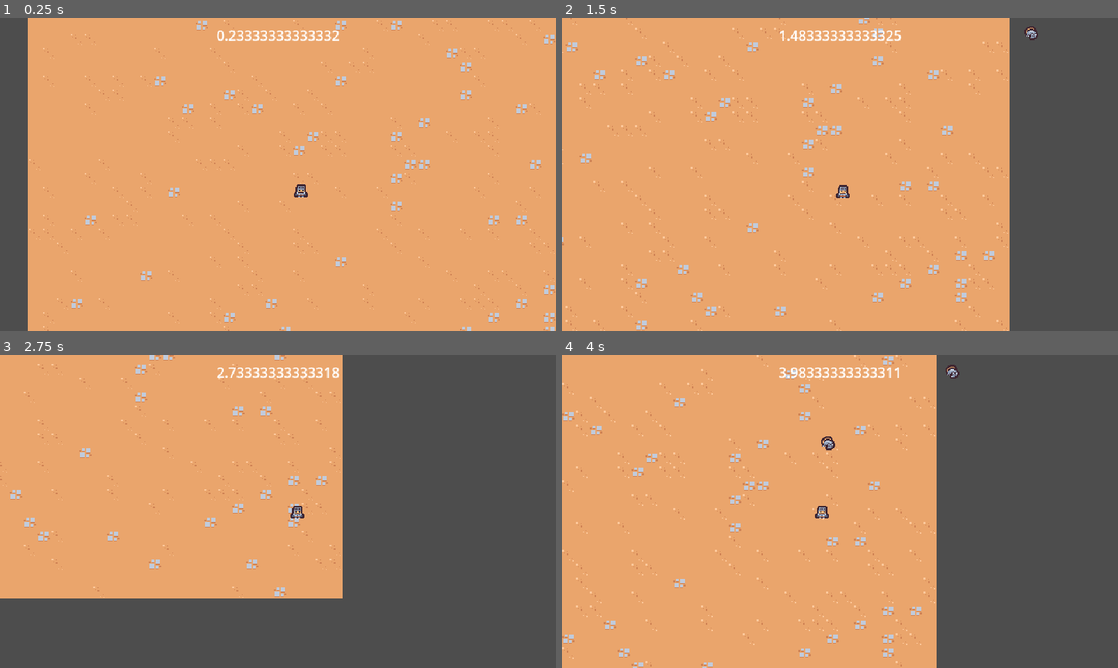
Above: before the commit, frames 1-4 (two rows, left to right).
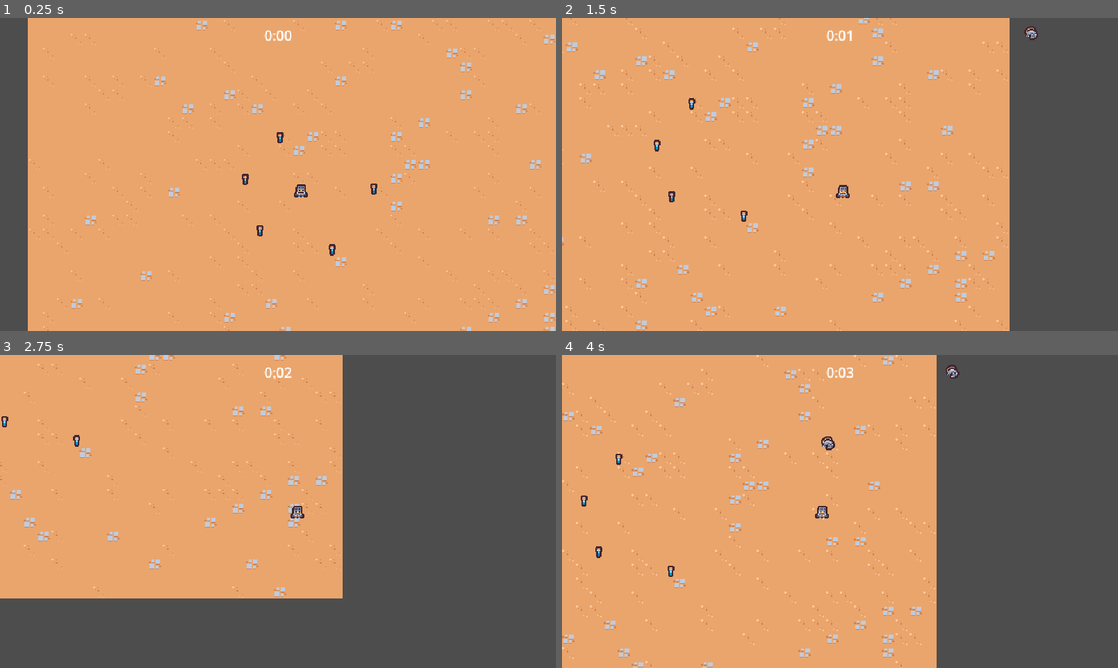
Above: after the commit, the same moments.

Repository: lim6112j/godot-first-game
Game: Godot game, scene res://scenes/main/main.tscn
Same seed, same stepped clock (60 frames per second), same inputs: the game is played once before the commit and once after it.
Inputs:
- Up to frame 1 (0.25 s): no input
- Up to frame 2 (1.5 s): hold D (move_right) 0.53-1.28 s; hold S (move_down) from 1.28 s (still down)
- Up to frame 3 (2.75 s): release S (move_down) at 2.03 s; hold D (move_right) from 2.03 s (still down)
- Up to frame 4 (4 s): release D (move_right) at 2.78 s; hold W (move_up) 2.78-3.53 s; hold A (move_left) from 3.53 s (still down)

The runs differ from the first frame. In frame 1, 0.6% of the frame differs, in the area x 39-68%, y 4-76%; in frame 2, 0.5%; in frame 3, 0.4%; in frame 4, 0.5%.

Commit message:
20240127

Diff:
--- a/project.godot
+++ b/project.godot
@@ -14,6 +14,10 @@
 run/main_scene="res://scenes/main/main.tscn"
 config/features=PackedStringArray("4.1", "Forward Plus")
 config/icon="res://icon.svg"
+
+[autoload]
+
+GameEvents="*res://scenes/autoload/game_events.tscn"
 
 [debug]
 
@@ -67,6 +71,8 @@
 2d_physics/layer_1="Terrain"
 2d_physics/layer_2="Player"
 2d_physics/layer_3="Enemy"
+2d_physics/layer_4="EnemyCollision"
+2d_physics/layer_5="PlayerPickup"
 
 [rendering]
 
--- /dev/null
+++ b/scenes/autoload/game_events.gd
@@ -0,0 +1,5 @@
+extends Node
+
+signal experience_vial_collected(number: float)
+func emit_experience_vial_collected(number: float):
+	experience_vial_collected.emit(number)
--- /dev/null
+++ b/scenes/autoload/game_events.tscn
@@ -0,0 +1,6 @@
+[gd_scene load_steps=2 format=3 uid="uid://ss65h7r3lw62"]
+
+[ext_resource type="Script" path="res://scenes/autoload/game_events.gd" id="1_m53ub"]
+
+[node name="GameEvents" type="Node"]
+script = ExtResource("1_m53ub")
--- a/scenes/basic_enemy/basic_enemy.tscn
+++ b/scenes/game_object/basic_enemy/basic_enemy.tscn
@@ -1,7 +1,7 @@
 [gd_scene load_steps=5 format=3 uid="uid://r8oudrtvorsm"]
 
-[ext_resource type="Script" path="res://scenes/basic_enemy/basic_enemy.gd" id="1_5feqs"]
-[ext_resource type="Texture2D" uid="uid://bhfeu3qtoyae8" path="res://scenes/basic_enemy/basic_enemy.png" id="1_aew8n"]
+[ext_resource type="Script" path="res://scenes/game_object/basic_enemy/basic_enemy.gd" id="1_5feqs"]
+[ext_resource type="Texture2D" uid="uid://bhfeu3qtoyae8" path="res://scenes/game_object/basic_enemy/basic_enemy.png" id="1_aew8n"]
 
 [sub_resource type="CircleShape2D" id="CircleShape2D_in8wk"]
 
--- /dev/null
+++ b/scenes/game_object/experience_vial/experience_vial.gd
@@ -0,0 +1,11 @@
+extends Node2D
+
+
+# Called when the node enters the scene tree for the first time.
+func _ready():
+	$Area2D.area_entered.connect(on_area_entered)
+
+
+func on_area_entered(other_area: Area2D):
+	GameEvents.emit_experience_vial_collected(1.0)
+	queue_free()
--- /dev/null
+++ b/scenes/game_object/experience_vial/experience_vial.tscn
@@ -0,0 +1,20 @@
+[gd_scene load_steps=4 format=3 uid="uid://cvt0suxn74gef"]
+
+[ext_resource type="Script" path="res://scenes/game_object/experience_vial/experience_vial.gd" id="1_2eekt"]
+[ext_resource type="Texture2D" uid="uid://cwhy8mwrh5f7v" path="res://scenes/game_object/experience_vial/experience_vial.png" id="2_1akxh"]
+
+[sub_resource type="CircleShape2D" id="CircleShape2D_qy51b"]
+radius = 16.0
+
+[node name="ExperienceVial" type="Node2D"]
+script = ExtResource("1_2eekt")
+
+[node name="Area2D" type="Area2D" parent="."]
+collision_layer = 0
+collision_mask = 16
+
+[node name="CollisionShape2D" type="CollisionShape2D" parent="Area2D"]
+shape = SubResource("CircleShape2D_qy51b")
+
+[node name="Sprite2D" type="Sprite2D" parent="."]
+texture = ExtResource("2_1akxh")
--- a/scenes/game_camera/game_camera.tscn
+++ b/scenes/game_object/game_camera/game_camera.tscn
@@ -1,6 +1,6 @@
 [gd_scene load_steps=2 format=3 uid="uid://dtiqtsc3yod4g"]
 
-[ext_resource type="Script" path="res://scenes/game_camera/game_camera.gd" id="1_a3mr2"]
+[ext_resource type="Script" path="res://scenes/game_object/game_camera/game_camera.gd" id="1_a3mr2"]
 
 [node name="Camera2D" type="Camera2D"]
 script = ExtResource("1_a3mr2")
--- a/scenes/player/player.tscn
+++ b/scenes/game_object/player/player.tscn
@@ -1,8 +1,11 @@
-[gd_scene load_steps=5 format=3 uid="uid://dcsuh8dphtkce"]
+[gd_scene load_steps=6 format=3 uid="uid://dcsuh8dphtkce"]
 
-[ext_resource type="Script" path="res://scenes/player/player.gd" id="1_5ei3w"]
-[ext_resource type="Texture2D" uid="uid://dtlbuxipoa2w3" path="res://scenes/player/player.png" id="1_53yxf"]
+[ext_resource type="Script" path="res://scenes/game_object/player/player.gd" id="1_5ei3w"]
+[ext_resource type="Texture2D" uid="uid://dtlbuxipoa2w3" path="res://scenes/game_object/player/player.png" id="1_53yxf"]
 [ext_resource type="PackedScene" uid="uid://bbt03oegpk4fm" path="res://scenes/ability/sword_ability_controller/sword_ability_controller.tscn" id="2_d3pbf"]
+
+[sub_resource type="CircleShape2D" id="CircleShape2D_wf66u"]
+radius = 30.0
 
 [sub_resource type="CircleShape2D" id="CircleShape2D_x28lx"]
 
@@ -13,6 +16,14 @@
 
 [node name="SwordAbilityController" parent="AbilityManager" instance=ExtResource("2_d3pbf")]
 
+[node name="Area2D" type="Area2D" parent="."]
+position = Vector2(0, 2)
+collision_layer = 16
+collision_mask = 0
+
+[node name="CollisionShape2D" type="CollisionShape2D" parent="Area2D"]
+shape = SubResource("CircleShape2D_wf66u")
+
 [node name="Sprite2D" type="Sprite2D" parent="."]
 texture = ExtResource("1_53yxf")
 
--- a/scenes/main/main.tscn
+++ b/scenes/main/main.tscn
@@ -1,11 +1,14 @@
-[gd_scene load_steps=7 format=3 uid="uid://h3sp1lyofeh7"]
+[gd_scene load_steps=10 format=3 uid="uid://h3sp1lyofeh7"]
 
 [ext_resource type="TileSet" uid="uid://cwisw0b7ge83v" path="res://resources/tileset.tres" id="1_1y4tm"]
 [ext_resource type="PackedScene" uid="uid://5dh6ljti3kh6" path="res://scenes/manager/enemy_manager.tscn" id="1_iwt1s"]
-[ext_resource type="PackedScene" uid="uid://dcsuh8dphtkce" path="res://scenes/player/player.tscn" id="1_p7pom"]
+[ext_resource type="PackedScene" uid="uid://dcsuh8dphtkce" path="res://scenes/game_object/player/player.tscn" id="1_p7pom"]
 [ext_resource type="PackedScene" uid="uid://s7b2heyap45m" path="res://scenes/manager/arena_time_manager.tscn" id="2_ex18v"]
-[ext_resource type="PackedScene" uid="uid://dtiqtsc3yod4g" path="res://scenes/game_camera/game_camera.tscn" id="3_sy6y1"]
+[ext_resource type="PackedScene" uid="uid://dtiqtsc3yod4g" path="res://scenes/game_object/game_camera/game_camera.tscn" id="3_sy6y1"]
+[ext_resource type="PackedScene" uid="uid://b326bvsaihkc0" path="res://scenes/manager/experience_manager.tscn" id="4_kpa21"]
 [ext_resource type="PackedScene" uid="uid://bjupie2wb4n82" path="res://scenes/ui/arena_time_ui.tscn" id="5_to2oy"]
+[ext_resource type="Script" path="res://scenes/manager/experience_manager.gd" id="5_yqebl"]
+[ext_resource type="PackedScene" uid="uid://cvt0suxn74gef" path="res://scenes/game_object/experience_vial/experience_vial.tscn" id="7_foxxn"]
 
 [node name="Main" type="Node"]
 
@@ -16,6 +19,9 @@
 
 [node name="EnemyManager" parent="." instance=ExtResource("1_iwt1s")]
 
+[node name="ExperienceManager" parent="." instance=ExtResource("4_kpa21")]
+script = ExtResource("5_yqebl")
+
 [node name="GameCamera" parent="." instance=ExtResource("3_sy6y1")]
 
 [node name="TileMap" type="TileMap" parent="."]
@@ -25,3 +31,18 @@
 
 [node name="Player" parent="." instance=ExtResource("1_p7pom")]
 position = Vector2(314, 214)
+
+[node name="ExperienceVial" parent="." instance=ExtResource("7_foxxn")]
+position = Vector2(290, 153)
+
+[node name="ExperienceVial2" parent="." instance=ExtResource("7_foxxn")]
+position = Vector2(250, 201)
+
+[node name="ExperienceVial3" parent="." instance=ExtResource("7_foxxn")]
+position = Vector2(267, 260)
+
+[node name="ExperienceVial4" parent="." instance=ExtResource("7_foxxn")]
+position = Vector2(350, 282)
+
+[node name="ExperienceVial5" parent="." instance=ExtResource("7_foxxn")]
+position = Vector2(398, 212)
--- a/scenes/manager/arena_time_manager.tscn
+++ b/scenes/manager/arena_time_manager.tscn
@@ -6,6 +6,6 @@
 script = ExtResource("1_mwyxm")
 
 [node name="Timer" type="Timer" parent="."]
-wait_time = 60.0
+wait_time = 120.0
 one_shot = true
 autostart = true
--- a/scenes/manager/enemy_manager.tscn
+++ b/scenes/manager/enemy_manager.tscn
@@ -1,7 +1,7 @@
 [gd_scene load_steps=3 format=3 uid="uid://5dh6ljti3kh6"]
 
 [ext_resource type="Script" path="res://scenes/manager/enemy_manager.gd" id="1_m15qx"]
-[ext_resource type="PackedScene" uid="uid://r8oudrtvorsm" path="res://scenes/basic_enemy/basic_enemy.tscn" id="2_1hhcw"]
+[ext_resource type="PackedScene" uid="uid://r8oudrtvorsm" path="res://scenes/game_object/basic_enemy/basic_enemy.tscn" id="2_1hhcw"]
 
 [node name="EnemyManager" type="Node2D"]
 script = ExtResource("1_m15qx")
--- /dev/null
+++ b/scenes/manager/experience_manager.gd
@@ -0,0 +1,10 @@
+extends Node
+
+var current_experience = 0
+func _ready():
+	GameEvents.experience_vial_collected.connect(on_experience_vial_collected)
+func increment_experience(number: float):
+	current_experience += number
+	print(current_experience)
+func on_experience_vial_collected(number: float):
+	increment_experience(number)
--- /dev/null
+++ b/scenes/manager/experience_manager.tscn
@@ -0,0 +1,3 @@
+[gd_scene format=3 uid="uid://b326bvsaihkc0"]
+
+[node name="ExperienceManager" type="Node"]
--- a/scenes/ui/arena_time_ui.gd
+++ b/scenes/ui/arena_time_ui.gd
@@ -6,4 +6,8 @@
 	if arena_time_manager == null:
 		return
 	var time_elapsed = arena_time_manager.get_time_elapsed()
-	label.text = str(time_elapsed)
+	label.text = format_seconds(time_elapsed)
+func format_seconds(seconds: float):
+	var minutes = floor(seconds/60)
+	var remaining_seconds = seconds - minutes * 60
+	return str(minutes) + ":" +"%02d" % floor(remaining_seconds)
Renamed: scenes/basic_enemy/basic_enemy.gd -> scenes/game_object/basic_enemy/basic_enemy.gd
Renamed: scenes/basic_enemy/basic_enemy.png -> scenes/game_object/basic_enemy/basic_enemy.png
Not shown, added: scenes/game_object/basic_enemy/basic_enemy.png.import
Binary file added: scenes/game_object/experience_vial/experience_vial.png
Not shown, changed: scenes/game_object/experience_vial/experience_vial.png.import
Renamed: scenes/game_camera/game_camera.gd -> scenes/game_object/game_camera/game_camera.gd
Renamed: scenes/game_camera/tile_0124.png -> scenes/game_object/game_camera/tile_0124.png
Not shown, changed: scenes/game_object/game_camera/tile_0124.png.import
Renamed: scenes/player/player.gd -> scenes/game_object/player/player.gd
Renamed: scenes/player/player.png -> scenes/game_object/player/player.png
Not shown, changed: scenes/game_object/player/player.png.import
Renamed: scenes/player/tile_0124.png -> scenes/game_object/player/tile_0124.png
(and 1 more such lines)
